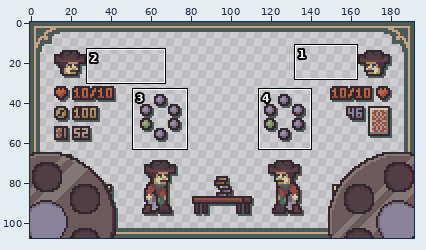
One commit to this pixel-art file: dev/Curtel_Game.aseprite. Above, an overview of the earlier version with the close-up marked.
Close-up. The starting point:
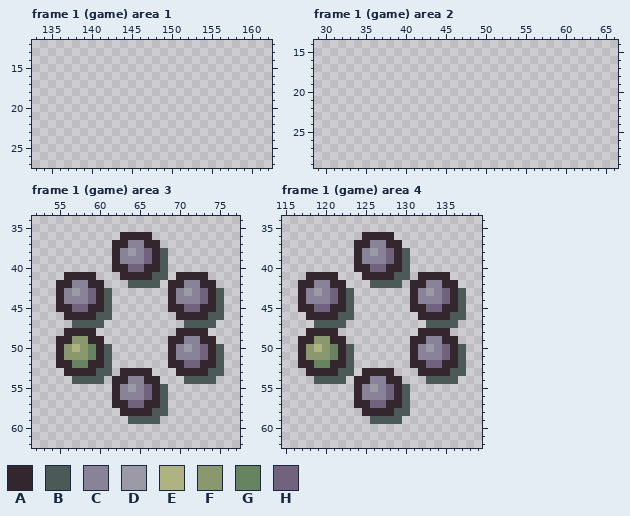
192x108 pixels, 2 frames. Colours within 5 levels of each other are drawn and written as one. Shown: frame 1 (game) area 1: x 133..162, y 12..27; frame 1 (game) area 2: x 29..66, y 14..29; frame 1 (game) area 3: x 52..77, y 34..62; frame 1 (game) area 4: x 115..139, y 34..62. The commit also changed other frames or places, which this record leaves out.
Visible layers, top first: "table", "barrel", "hud", "cards", "players", "border", "background".
Palette (. is transparent): A #33272d  B #4b5a57  C #888398  D #9a9ba7  E #afb381  F #8a996d  G #66845f  H #71627d
Pixels before, frame 1 (game) area 3, first column x 55:
36 ........AAAA.........
37 .......AACCAA........
38 .......ACDCHAB.......
39 .......ACCCHAB.......
40 .......AAHHAAB.......
41 .AAAA...AAAABB.AAAA..
42 AACCAA...BBBB.AACCAA.
43 ACDCHAB.......ACDCHAB
44 ACCCHAB.......ACCCHAB
45 AAHHAAB.......AAHHAAB
46 .AAAABB........AAAABB
47 ..BBBB..........BBBB.
48 .AAAA..........AAAA..
49 AAFFAA........AACCAA.
50 AFEFGAB.......ACDCHAB
51 AFFFGAB.......ACCCHAB
52 AAGGAAB.......AAHHAAB
53 .AAAABB.AAAA...AAAABB
54 ..BBBB.AACCAA...BBBB.
55 .......ACDCHAB.......
56 .......ACCCHAB.......
57 .......AAHHAAB.......
58 ........AAAABB.......
59 .........BBBB........
Pixels before, frame 1 (game) area 4, first column x 117:
36 ........AAAA.........
37 .......AACCAA........
38 .......ACDCHAB.......
39 .......ACCCHAB.......
40 .......AAHHAAB.......
41 .AAAA...AAAABB.AAAA..
42 AACCAA...BBBB.AACCAA.
43 ACDCHAB.......ACDCHAB
44 ACCCHAB.......ACCCHAB
45 AAHHAAB.......AAHHAAB
46 .AAAABB........AAAABB
47 ..BBBB..........BBBB.
48 .AAAA..........AAAA..
49 AAFFAA........AACCAA.
50 AFEFGAB.......ACDCHAB
51 AFFFGAB.......ACCCHAB
52 AAGGAAB.......AAHHAAB
53 .AAAABB.AAAA...AAAABB
54 ..BBBB.AACCAA...BBBB.
55 .......ACDCHAB.......
56 .......ACCCHAB.......
57 .......AAHHAAB.......
58 ........AAAABB.......
59 .........BBBB........
After the commit:
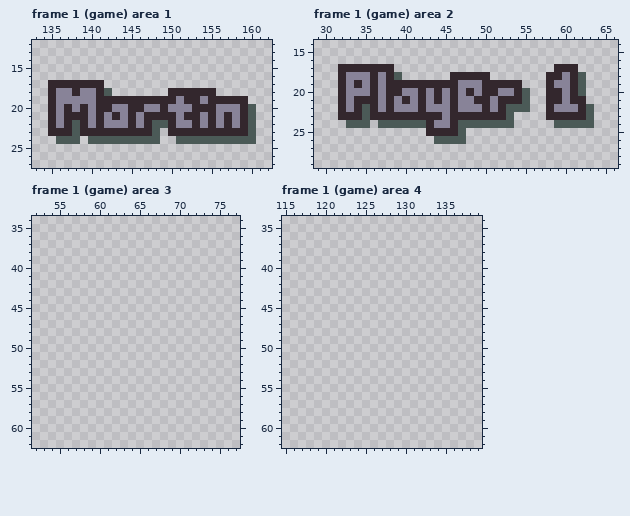
The edit:
layer "barrel" now hidden
Changed rows in their new state; - is an unchanged pixel.
Frame 1 (game) area 1, layer "hud":
first column x 135:
17 AAAAAAA-------------------
18 ACCACCAB-------AAAAAA-----
19 ACCCCCAAAAAAAAAACAACAAAAA-
20 ACACACAACCAACCACCCAAACCCAB
21 ACAAACACACACAAAACAACACACAB
22 ACABACACCCACABBACCACACACAB
23 AAABAAAAAAAAAB-AAAAAAAAAAB
24 -BBB-BBBBBBBBB--BBBBBBBBBB
Frame 1 (game) area 2, layer "hud":
first column x 32:
17 AAAAAAA--------------------AAA--
18 ACCCACAB------AAAAA-------AACAB-
19 ACACACAAAAAAAAACCCAAAAA---ACCAB-
20 ACCCACAACCACACACACAACCAB--AACAB-
21 ACAAACACACACACACCAACAAAB--AACAA-
22 ACABACACCCACCCACCCACABBB--ACCCAB
23 AAABAAAAAAAAACAAAAAAAB----AAAAAB
24 -BBB-BBBBBBACCABBBBBBB-----BBBBB
25 -----------AAAAB----------------
26 ------------BBBB----------------
Frame 1 (game) area 3:
first column x 55:
36 --------....---------
37 -------......--------
38 -------.......-------
39 -------.......-------
40 -------.......-------
41 -....---......-....--
42 ......---....-......-
43 .......-------.......
44 .......-------.......
45 .......-------.......
46 -......--------......
47 --....----------....-
48 -....----------....--
49 ......--------......-
50 .......-------.......
51 .......-------.......
52 .......-------.......
53 -......-....---......
54 --....-......---....-
55 -------.......-------
56 -------.......-------
57 -------.......-------
58 --------......-------
59 ---------....--------
Frame 1 (game) area 4:
first column x 117:
36 --------....---------
37 -------......--------
38 -------.......-------
39 -------.......-------
40 -------.......-------
41 -....---......-....--
42 ......---....-......-
43 .......-------.......
44 .......-------.......
45 .......-------.......
46 -......--------......
47 --....----------....-
48 -....----------....--
49 ......--------......-
50 .......-------.......
51 .......-------.......
52 .......-------.......
53 -......-....---......
54 --....-......---....-
55 -------.......-------
56 -------.......-------
57 -------.......-------
58 --------......-------
59 ---------....--------
